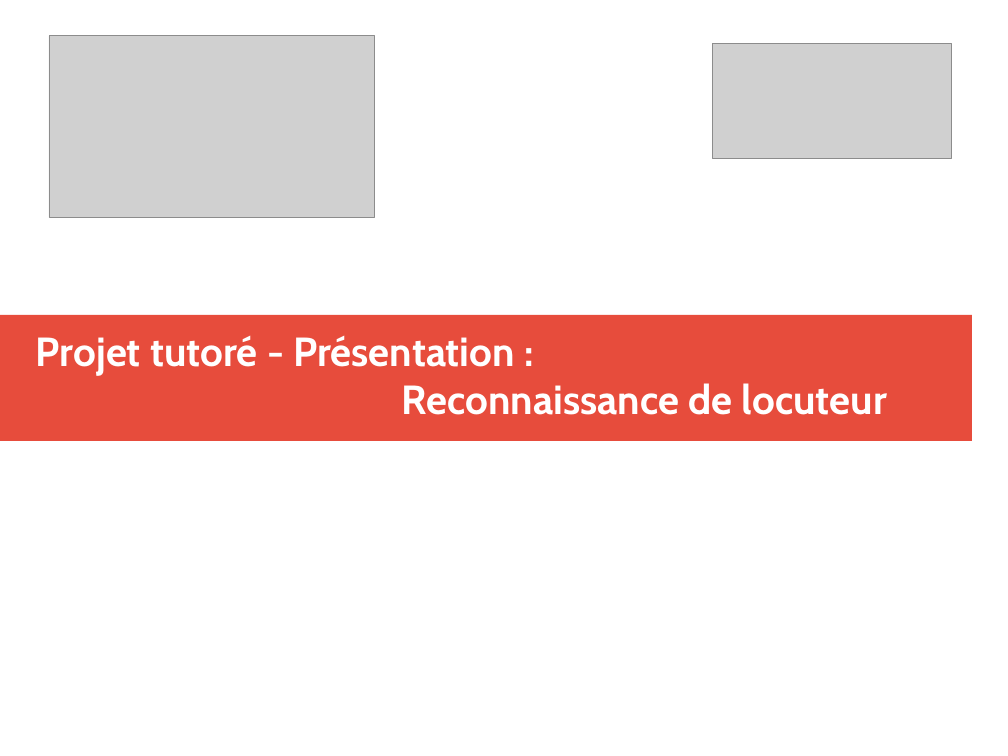
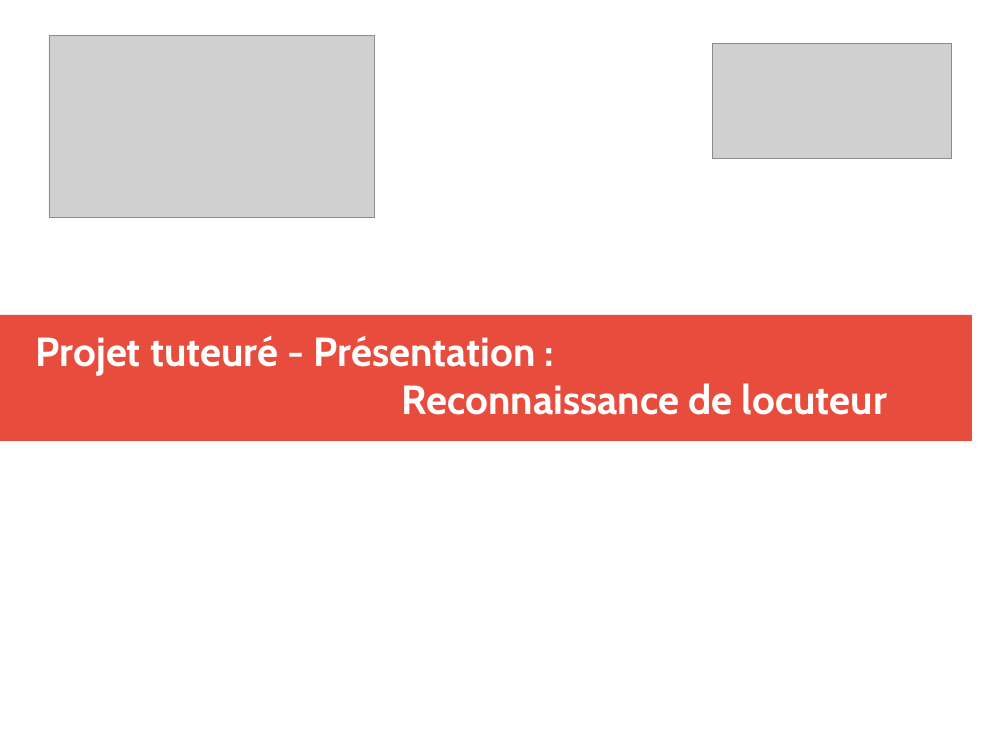
Before and after one commit to bessalahAmar/Speaker-Verification-paris8-, a slide deck: slide 1 of Presentation/diapo.odp. Drawn at 1008x756 pixels with LibreOffice and Linux fonts; fonts in the diff are those of the drawing; grey boxes stand for pictures. Boxes give left, top, right and bottom in pixels: in the first picture for what was removed or moved away, otherwise in the second. Text is boxed around its words. In the diff, an @@ line names an element or a change of style, - is before the commit and + after.

```diff
--- a/Presentation/diapo.odp
+++ b/Presentation/diapo.odp
@@ title at (x1=36, y1=336, x2=887, y2=415): text changed @@
-Projet tutoré - Présentation :
-Reconnaissance de locuteur
+Projet tuteuré - Présentation :
+Reconnaissance de locuteur
```
Also in this commit, not shown: 3 other slides changed, 17 slides added, 1 slide removed, 9 other files.
